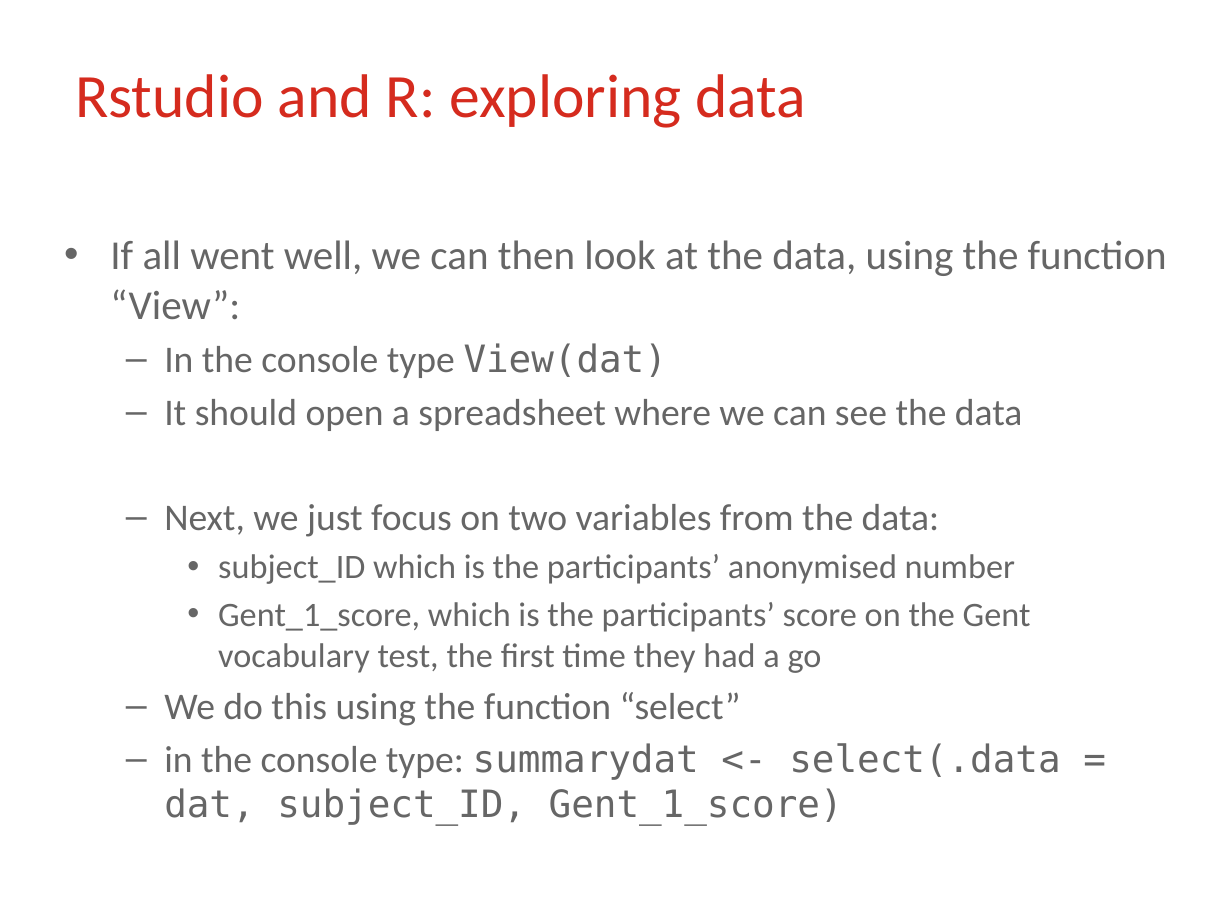
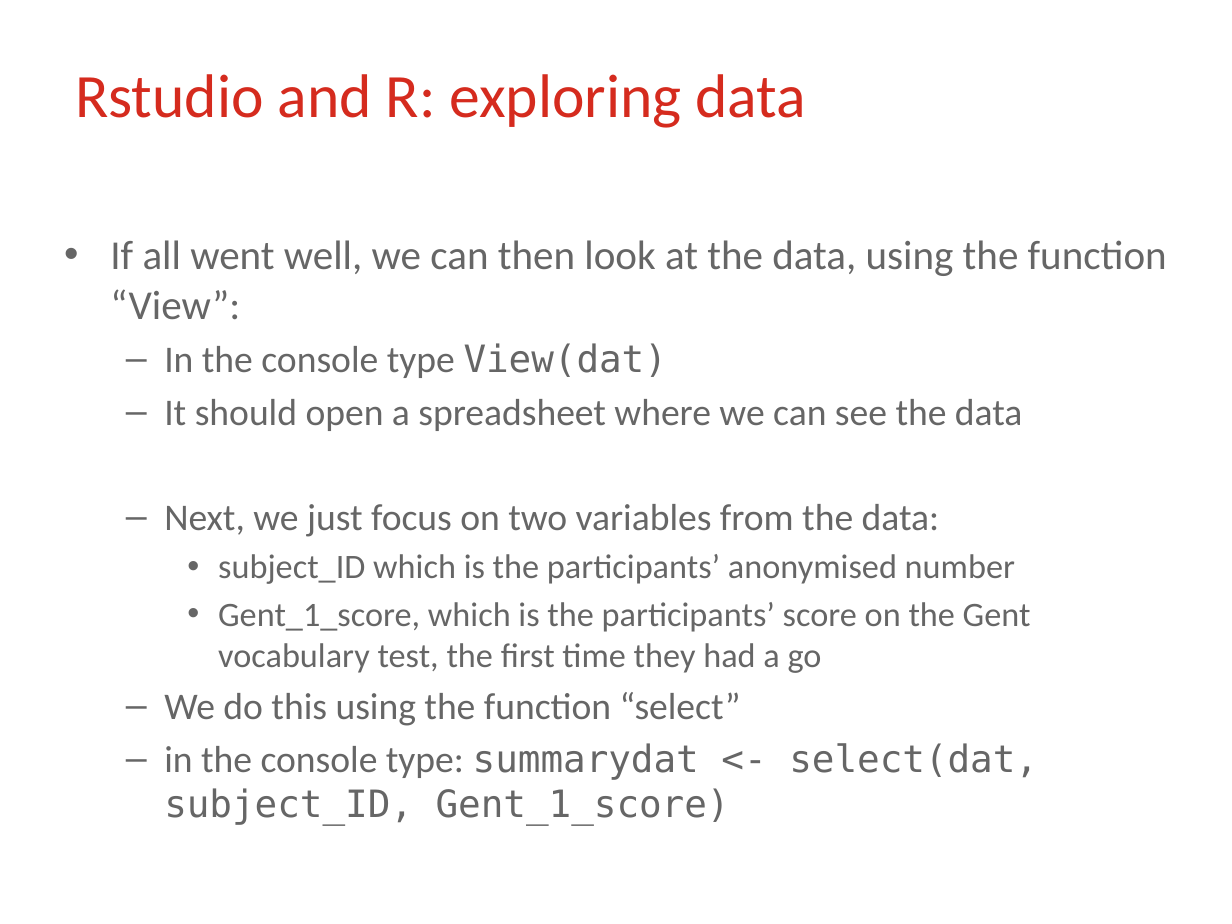
Before and after one commit to lu-psy-r/MSc, a slide deck: slide 13 of PSYC411/part1/ppt/wk2/PSYC411 Lecture week2 part3 handout.pptx. Drawn at 1232x924 pixels with LibreOffice and Linux fonts; fonts in the diff are those of the drawing; background and template pictures are left out. Boxes give left, top, right and bottom in pixels: in the first picture for what was removed or moved away, otherwise in the second. Text is boxed around its words. In the diff, an @@ line names an element or a change of style, - is before the commit and + after.

```diff
--- a/PSYC411/part1/ppt/wk2/PSYC411 Lecture week2 part3 handout.pptx
+++ b/PSYC411/part1/ppt/wk2/PSYC411 Lecture week2 part3 handout.pptx
@@ text at <box>164,743,1038,826</box>: text changed @@
-  – in the console type: summarydat <- select(.data = dat, subject_ID, Gent_1_score)
+  – in the console type: summarydat <- select(dat, subject_ID, Gent_1_score)
```
Also in this commit, not shown: 5 other slides changed, 7 other files.
